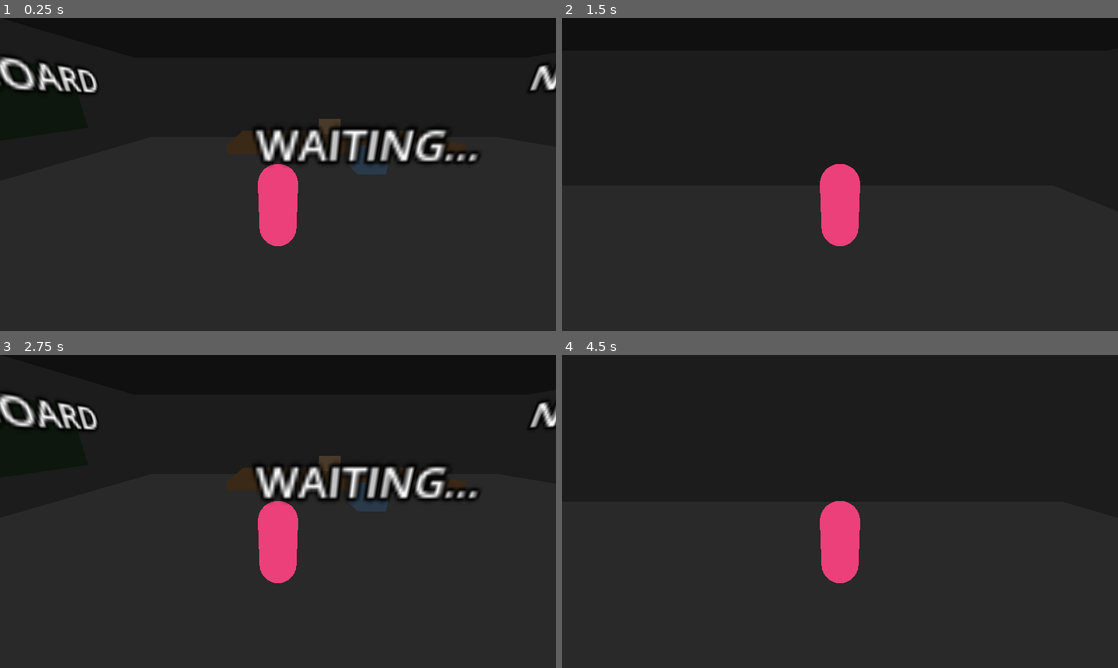
Above: before the commit, frames 1-4 (two rows, left to right).
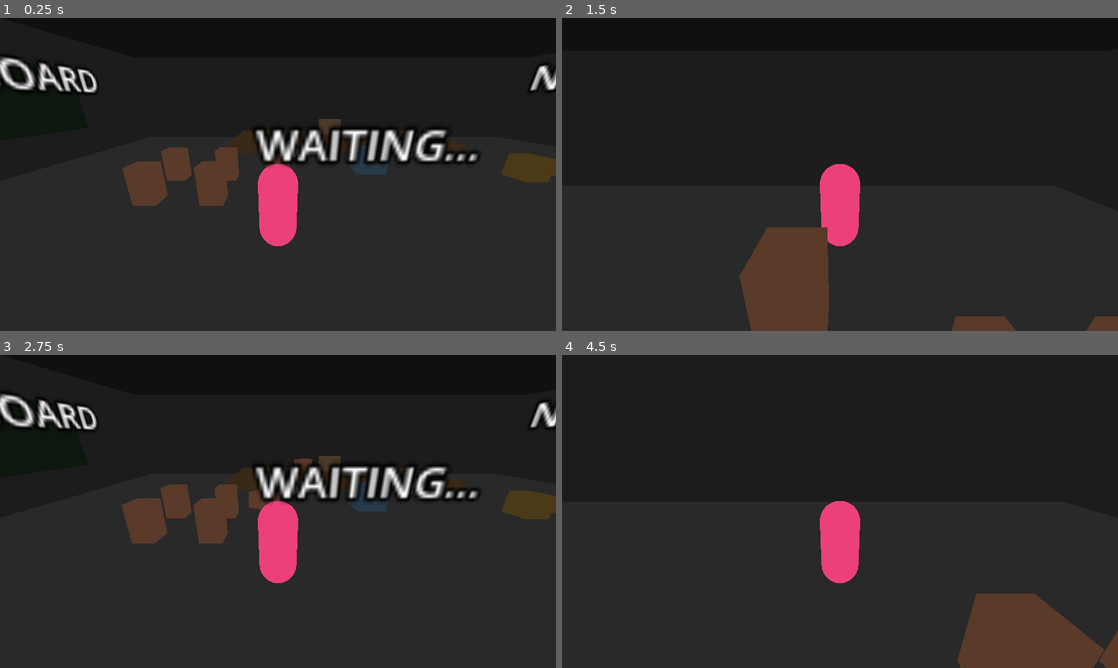
Above: after the commit, the same moments.

Repository: kevinBlum/hot-garbage
Game: Godot game, scene res://src/scenes/auction_house.tscn
Two runs of this game, one before a commit and one after it. Both use one fixed random seed, a clock stepped at 60 frames per second and the inputs below. This scene is started directly instead of the project's main scene.
Inputs:
- Up to frame 1 (0.25 s): no input
- Up to frame 2 (1.5 s): tap Enter at 0.5 s; hold W (move_forward) from 0.53 s (still down); tap E (interact) at 0.6, 1.35 s; tap Space (jump) at 0.77 s
- Up to frame 3 (2.75 s): keep holding W (move_forward); tap Space (jump) at 1.52 s; hold Shift (sprint) from 2.03 s (still down); tap E (interact) at 2.3 s
- Up to frame 4 (4.5 s): keep holding W (move_forward); release Shift (sprint) at 2.78 s; tap E (interact) at 2.85, 3.6 s; tap Space (jump) at 3.02, 3.77 s; tap Shift (sprint) at 4.35 s

The runs differ from the first frame. In frame 1, 3.3% of the frame differs, in the area x 22-100%, y 41-60%; in frame 2, 5.4%, in the area x 31-100%, y 66-100%; in frame 3, 3.9%; in frame 4, 5.0%.

Commit message:
feat: throwable props + auction item on pedestal
Co-Authored-By: Claude Sonnet 4.6 <noreply@anthropic.com>

Diff:
--- /dev/null
+++ b/hot-garbage-godot/src/props/throwable_prop.gd
@@ -0,0 +1,81 @@
+extends RigidBody3D
+
+const _UITheme = preload("res://src/scenes/ui_theme.gd")
+
+enum Shape { BOX, CAPSULE, SPHERE }
+
+var _home_pos: Vector3 = Vector3.ZERO
+var _is_auction_item: bool = false
+var _mesh_instance: MeshInstance3D = null
+
+func init(pos: Vector3, size: Vector3, color: Color, shape: int = Shape.BOX, p_is_auction_item: bool = false) -> void:
+	_home_pos = pos
+	_is_auction_item = p_is_auction_item
+	position = pos
+	add_to_group("interactable")
+
+	var col := CollisionShape3D.new()
+	match shape:
+		Shape.BOX:
+			var box := BoxShape3D.new()
+			box.size = size
+			col.shape = box
+		Shape.CAPSULE:
+			var cap := CapsuleShape3D.new()
+			cap.radius = size.x
+			cap.height = size.y
+			col.shape = cap
+		Shape.SPHERE:
+			var sphere := SphereShape3D.new()
+			sphere.radius = size.x
+			col.shape = sphere
+	add_child(col)
+
+	var mesh := MeshInstance3D.new()
+	match shape:
+		Shape.BOX:
+			var box_mesh := BoxMesh.new()
+			box_mesh.size = size
+			mesh.mesh = box_mesh
+		Shape.CAPSULE:
+			var cap_mesh := CapsuleMesh.new()
+			cap_mesh.radius = size.x
+			cap_mesh.height = size.y
+			mesh.mesh = cap_mesh
+		Shape.SPHERE:
+			var sphere_mesh := SphereMesh.new()
+			sphere_mesh.radius = size.x
+			sphere_mesh.height = size.x * 2
+			mesh.mesh = sphere_mesh
+	var mat := StandardMaterial3D.new()
+	mat.shading_mode = BaseMaterial3D.SHADING_MODE_UNSHADED
+	mat.albedo_color = color
+	mesh.material_override = mat
+	add_child(mesh)
+	_mesh_instance = mesh
+
+func set_color(c: Color) -> void:
+	if _mesh_instance == null:
+		return
+	var mat := StandardMaterial3D.new()
+	mat.shading_mode = BaseMaterial3D.SHADING_MODE_UNSHADED
+	mat.albedo_color = c
+	_mesh_instance.material_override = mat
+
+func reset_to_home() -> void:
+	freeze = false
+	linear_velocity = Vector3.ZERO
+	angular_velocity = Vector3.ZERO
+	position = _home_pos
+	rotation = Vector3.ZERO
+
+func lock_to_pedestal() -> void:
+	freeze = true
+	position = _home_pos
+	rotation = Vector3.ZERO
+
+func set_interactable(v: bool) -> void:
+	if v:
+		add_to_group("interactable")
+	else:
+		remove_from_group("interactable")
--- a/hot-garbage-godot/src/scenes/auction_house.gd
+++ b/hot-garbage-godot/src/scenes/auction_house.gd
@@ -3,6 +3,7 @@
 const _UITheme = preload("res://src/scenes/ui_theme.gd")
 const LocalPlayerScene = preload("res://src/characters/local_player.tscn")
 const RemotePlayerScene = preload("res://src/characters/remote_player.tscn")
+const ThrowablePropScript = preload("res://src/props/throwable_prop.gd")
 
 # player_name → RemotePlayer node
 var _remote_players: Dictionary = {}
@@ -23,9 +24,13 @@
 var _local_player: CharacterBody3D = null
 var _is_auctioneer: bool = false
 
+var _auction_item = null
+var _current_artifact: Dictionary = {}
+
 func _ready() -> void:
 	_ensure_input_map()
 	_build_room()
+	_spawn_props()
 	_setup_canvas()
 	_setup_lighting()
 	_spawn_local_player()
@@ -72,6 +77,39 @@
 
 	# Spawn point marker (invisible static body — actual spawn positions)
 	_add_spawn_points()
+
+func _spawn_props() -> void:
+	# Chairs (6) — left side of room
+	var chair_positions: Array[Vector3] = [
+		Vector3(-8, 0, 0), Vector3(-6, 0, 0), Vector3(-4, 0, 0),
+		Vector3(-8, 0, 2), Vector3(-6, 0, 2), Vector3(-4, 0, 2),
+	]
+	for pos in chair_positions:
+		_make_prop(pos, Vector3(0.7, 1.2, 0.7), Color.html("5a3a2a"))
+
+	# Crates (4) — right side
+	var crate_positions: Array[Vector3] = [
+		Vector3(6, 0, 0), Vector3(8, 0, 0),
+		Vector3(6, 0, 2), Vector3(8, 0, 2),
+	]
+	for pos in crate_positions:
+		_make_prop(pos, Vector3(0.9, 0.9, 0.9), Color.html("4a3a1a"))
+
+	# Trinkets (8) — scattered
+	var trinket_positions: Array[Vector3] = [
+		Vector3(-10, 0, -3), Vector3(-10, 0, -1), Vector3(10, 0, -3), Vector3(10, 0, -1),
+		Vector3(-3, 0, -3), Vector3(3, 0, -3), Vector3(-5, 0, 1), Vector3(5, 0, 1),
+	]
+	for pos in trinket_positions:
+		_make_prop(pos, Vector3(0.3, 0.3, 0.3), Color.html("6a6a9a"), ThrowablePropScript.Shape.SPHERE)
+
+func _make_prop(pos: Vector3, size: Vector3, color: Color,
+				shape: int = ThrowablePropScript.Shape.BOX) -> RigidBody3D:
+	var prop: RigidBody3D = RigidBody3D.new()
+	prop.set_script(ThrowablePropScript)
+	add_child(prop)
+	prop.init(pos, size, color, shape)
+	return prop
 
 func _add_box(pos: Vector3, size: Vector3, color: Color) -> void:
 	var body := StaticBody3D.new()
@@ -230,8 +268,21 @@
 func on_auctioneer_reveal(_artifact: Dictionary, _pitch_duration: int) -> void:
 	pass
 
-func on_start_pitch(_artifact: Dictionary, _pitch_duration: int, _round: int = 1, _total_rounds: int = 5) -> void:
-	_phase_sign_label.text = "PITCH PHASE"
+func on_start_pitch(artifact: Dictionary, _pitch_duration: int, round: int = 1, total_rounds: int = 5) -> void:
+	_current_artifact = artifact
+	_phase_sign_label.text = "PITCH PHASE\nROUND %d/%d" % [round, total_rounds]
+	var cat: String = artifact.get("category", "unknown")
+	var cat_color: Color = _UITheme.cat_color(cat)
+
+	# Spawn or reset auction item on pedestal
+	if _auction_item == null:
+		_auction_item = _make_prop(Vector3(0, 1.2, -1), Vector3(0.4, 0.4, 0.4), cat_color, ThrowablePropScript.Shape.BOX)
+	else:
+		_auction_item.set_color(cat_color)
+		_auction_item.reset_to_home()
+
+	_auction_item.set_interactable(true)
+	_pedestal_label.text = "%s\n[%s]" % [artifact.get("name", ""), cat.to_upper()]
 
 func on_auctioneer_name(p_name: String) -> void:
 	_is_auctioneer = (NetworkManager.local_name == p_name)
@@ -242,6 +293,9 @@
 
 func on_open_bidding() -> void:
 	_phase_sign_label.text = "BIDDING OPEN"
+	if _auction_item:
+		_auction_item.set_interactable(false)
+		_auction_item.lock_to_pedestal()
 
 func on_show_bid_result(_result: Dictionary) -> void:
 	_phase_sign_label.text = "SOLD"
